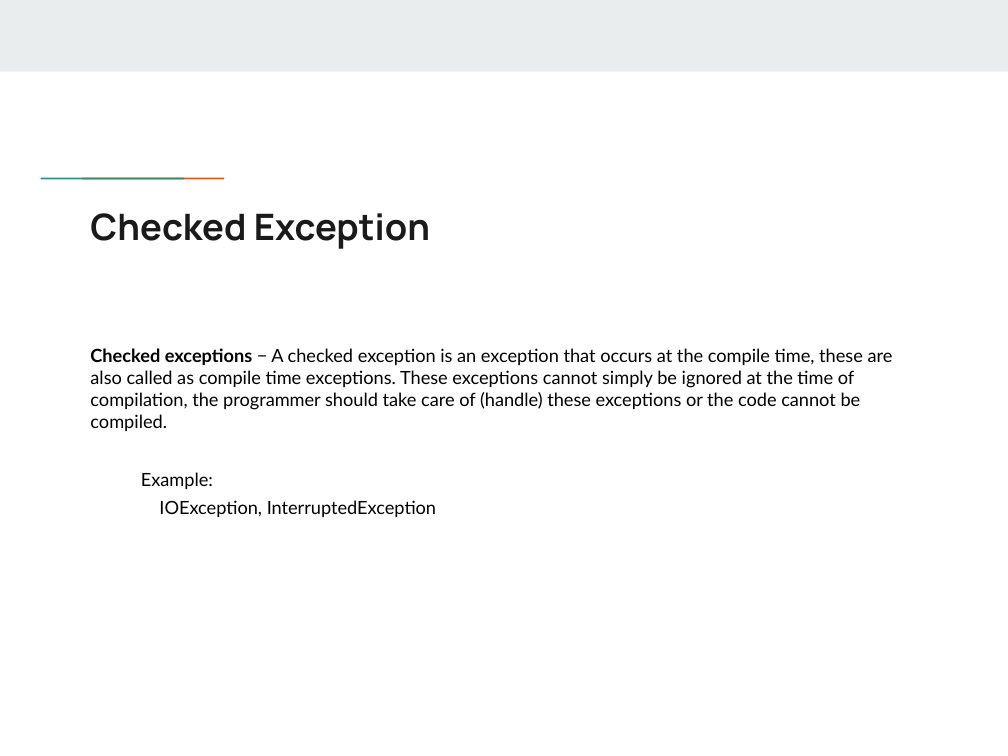
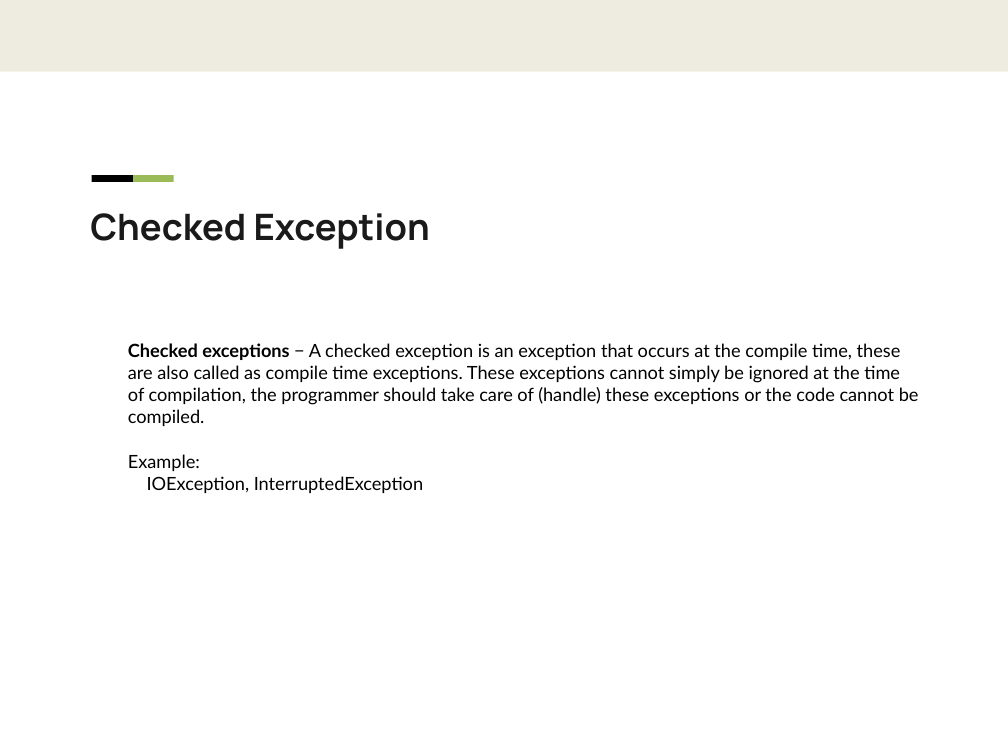
Before and after one commit to flyworker/java-workshop, a slide deck: slide 38 of JavaSE.pptx. Drawn at 1008x756 pixels with LibreOffice and Linux fonts; fonts in the diff are those of the drawing; background and template pictures are left out. Boxes give left, top, right and bottom in pixels: in the first picture for what was removed or moved away, otherwise in the second. Text is boxed around its words. In the diff, an @@ line names an element or a change of style, - is before the commit and + after.

```diff
--- a/JavaSE.pptx
+++ b/JavaSE.pptx
@@ rectangle at (x1=92, y1=175, x2=133, y2=182): fill #1A9988 to #000000 @@
@@ rectangle at (x1=133, y1=175, x2=174, y2=182): fill #EB5600 to #9BBB59 @@
@@ text "Checked exceptions − A checked ..." at (x1=128, y1=343, x2=919, y2=493): list level 2 to 1 in "Checked exceptions − A checked ..."; list level 2 to 1 in "Example:"; list level 2 to 1 in "IOException, InterruptedException" @@
```
Also in this commit, not shown: 47 other slides changed, 8 other files.
